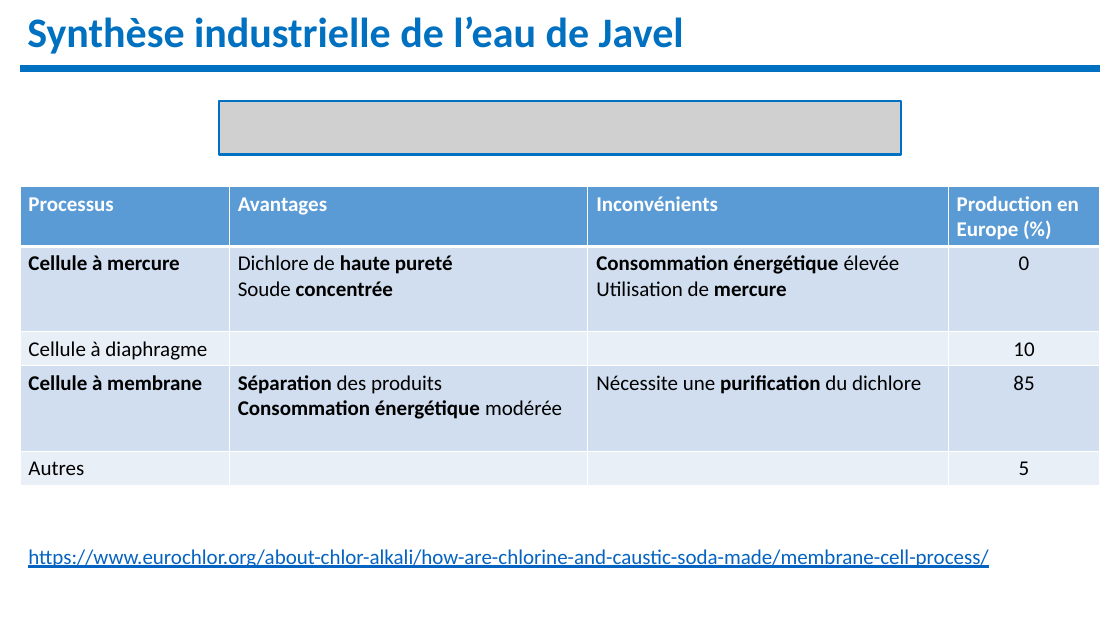
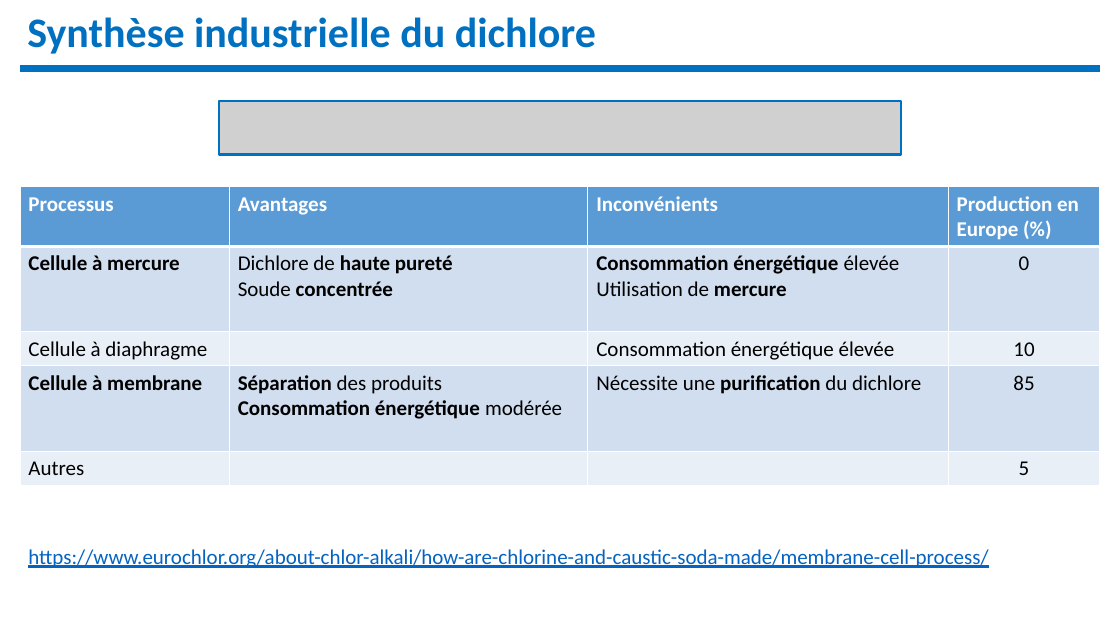
Before and after one commit to remimetzdorff/agregation, a slide deck: slide 3 of Leçons/Lecons de chimie 2019-2020/LC04.pptx. Drawn at 1120x630 pixels with LibreOffice and Linux fonts; fonts in the diff are those of the drawing; grey boxes stand for pictures. Boxes give left, top, right and bottom in pixels: in the first picture for what was removed or moved away, otherwise in the second. Text is boxed around its words. In the diff, an @@ line names an element or a change of style, - is before the commit and + after.

```diff
--- a/Leçons/Lecons de chimie 2019-2020/LC04.pptx
+++ b/Leçons/Lecons de chimie 2019-2020/LC04.pptx
@@ text at [27,17,596,54]: text changed @@
-Synthèse industrielle de l’eau de Javel
+Synthèse industrielle du dichlore
@@ table at [20,187,1100,507] @@
-row 3, column 3: 
+row 3, column 3: Consommation énergétique élevée
```
Also in this commit, not shown: 4 other slides changed, 3 slides added, 27 other files.
